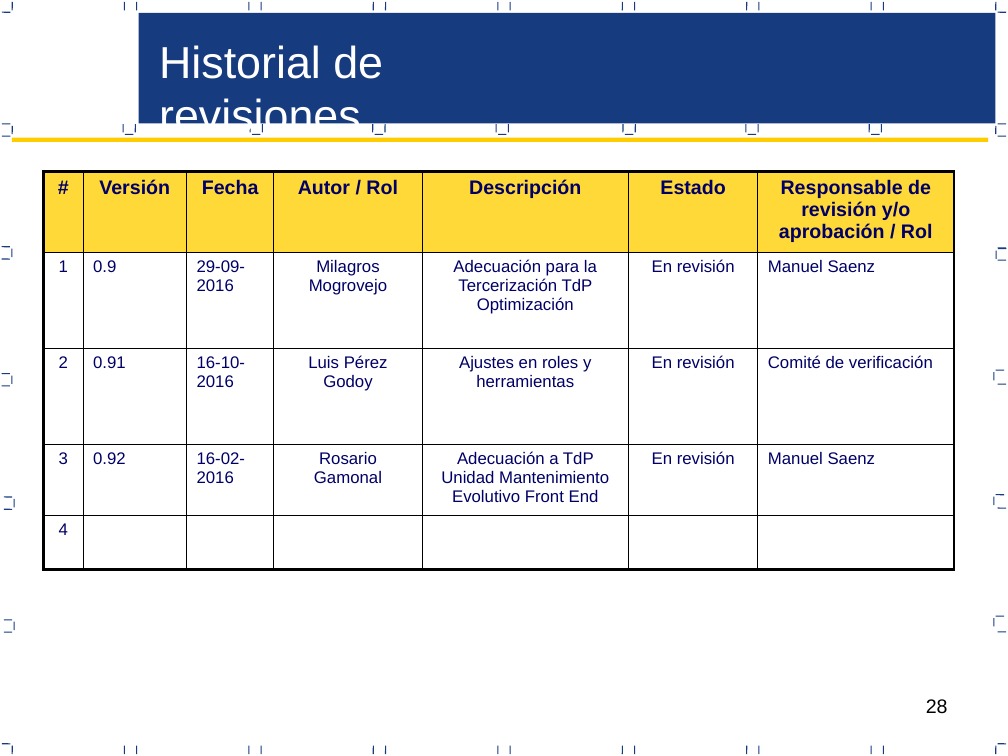
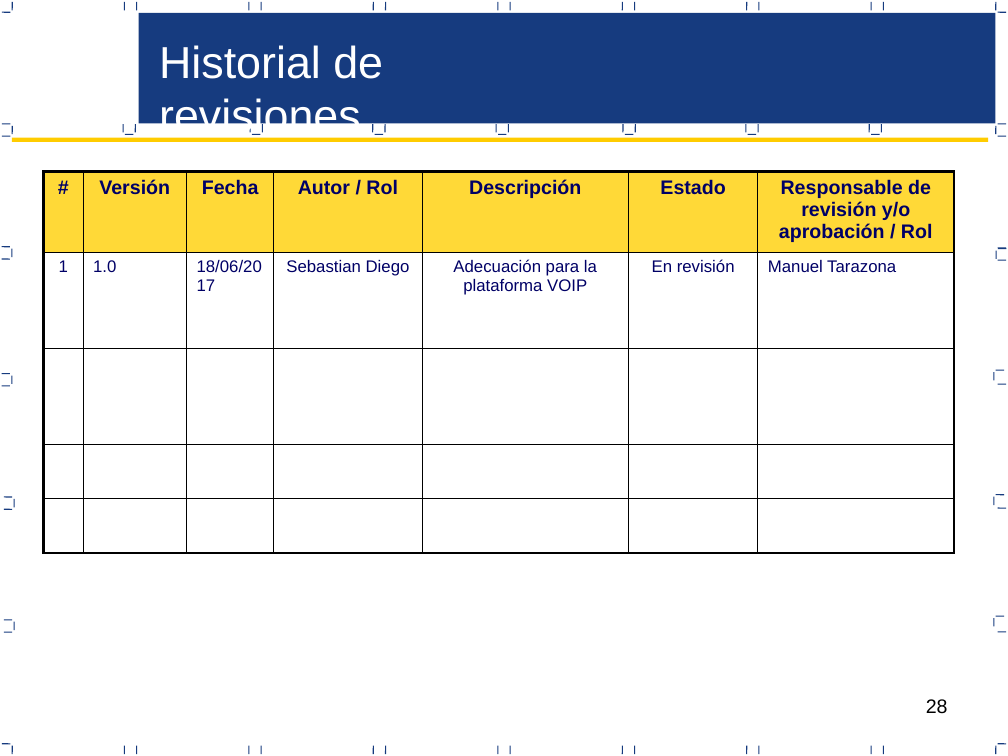
Before and after one commit to Aspersoft/Documentacion, a slide deck: slide 28 of CM/Resolucion/PGC_V 1.0_2017.pptx. Drawn at 1008x756 pixels with LibreOffice and Linux fonts; fonts in the diff are those of the drawing. Boxes give left, top, right and bottom in pixels: in the first picture for what was removed or moved away, otherwise in the second. Text is boxed around its words. In the diff, an @@ line names an element or a change of style, - is before the commit and + after.

```diff
--- a/CM/Resolucion/PGC_V 1.0_2017.pptx
+++ b/CM/Resolucion/PGC_V 1.0_2017.pptx
@@ table at (43,171,955,552) @@
-row 2: 1 | 0.9 | 29-09-2016 | Milagros Mogrovejo | Adecuación para la Tercerización TdP Optimización | En revisión | Manuel Saenz
+row 2: 1 | 1.0 | 18/06/2017 | Sebastian Diego | Adecuación para la plataforma VOIP | En revisión | Manuel Tarazona
-row 3: 2 | 0.91 | 16-10-2016 | Luis Pérez Godoy | Ajustes en roles y herramientas | En revisión | Comité de verificación
+row 3:  |  |  |  |  |  | 
-row 4: 3 | 0.92 | 16-02-2016 | Rosario Gamonal | Adecuación a TdP Unidad Mantenimiento Evolutivo Front End | En revisión | Manuel Saenz
+row 4:  |  |  |  |  |  | 
-row 5, column 1: 4
+row 5, column 1: 
```
Also in this commit, not shown: 9 other slides changed.
